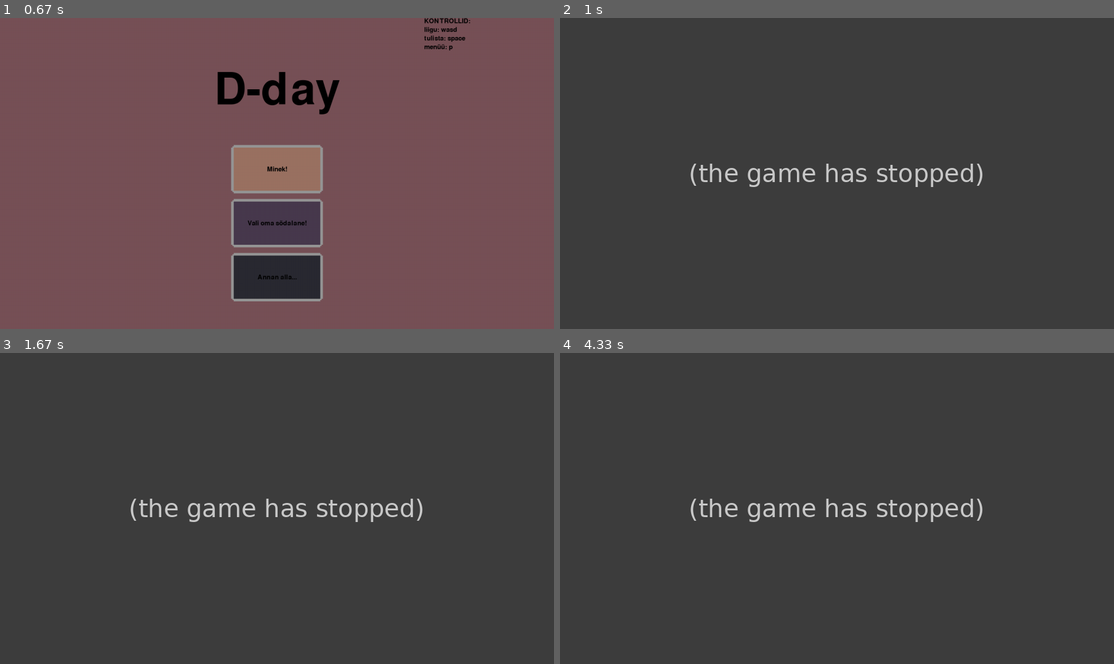
Above: before the commit, frames 1-4 (two rows, left to right).
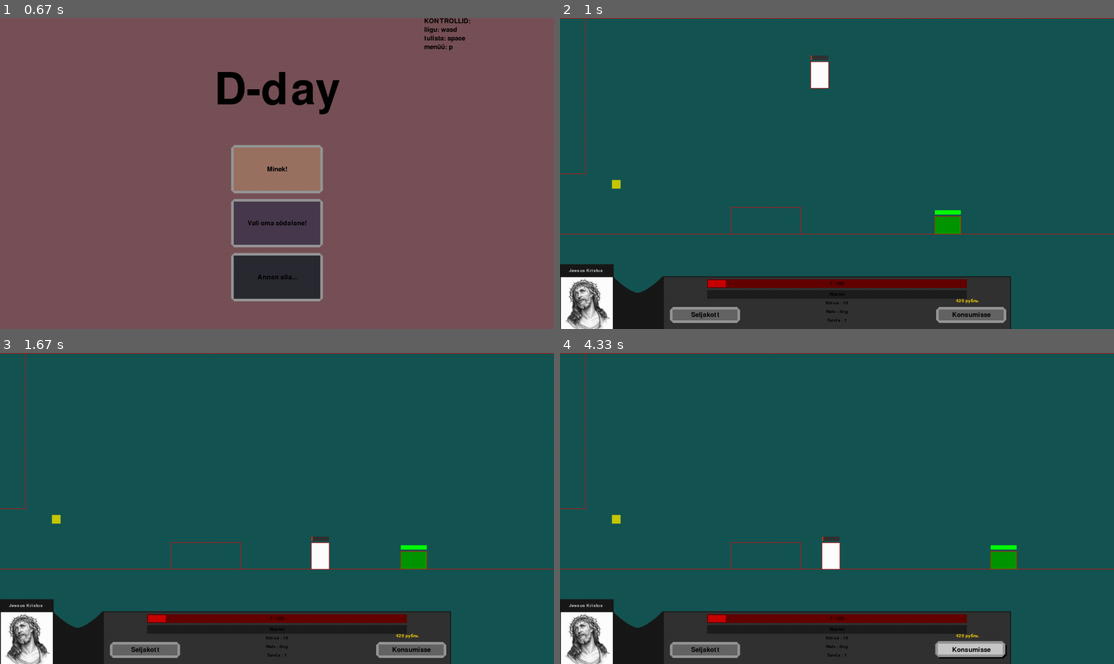
Above: after the commit, the same moments.

Repository: KarupoegPuhh/2020-projekt
Game: pygame game, started from MAIN.py
The game is run twice, just before and just after one commit, with the same random seed, the same clock (stepped at 60 frames per second) and the same inputs.
Inputs (mouse positions are in pixels of both pictures, inside the frame that each line leads up to):
- Up to frame 1 (0.67 s): no input
- Up to frame 2 (1 s): click (814, 185) at 0.88 s
- Up to frame 3 (1.67 s): hold D 1.17-1.63 s
- Up to frame 4 (4.33 s): hold A 1.67-2.2 s; tap Space at 1.73, 2.03, 2.3, 2.6, 2.73, 3.13, 3.43, 3.8, 4.1 s; hold A 2.23-2.63 s; hold W 2.67-3.03 s; hold D 3.07-3.7 s; hold A 3.73-4.2 s; click "Konsumisse" at 4.28 s

Frame 1 is identical in both runs. In frame 2, 93% of the frame differs, in the area x 0-100%, y 0-100%; in frame 3, 93%; in frame 4, 93%.
Error before the commit: NameError: name 'colliding' is not defined (maailm.py line 459); the game stopped at 0.93 s (later frames are placeholders)

Commit message:
Uus collison, mis töötab

Diff:
--- a/ekraanid.py
+++ b/ekraanid.py
@@ -5,16 +5,35 @@
 
 def screenide_loomine():
     return {0:{#korrus
-        0:[Põrand(-18,1296,500,743)],
-        1:[Põrand(-17,1296,500,738),Põrand(394,556,300,500),Põrand(0,59,0,360)],
-        2:[Põrand(-23,1296,500,740)],
-        3:[Põrand(0,1280,500,720),Põrand(818,1112,0,37),Põrand(194,1081,396,500),Põrand(341,991,303,396),Põrand(513,904,217,303),Põrand(618,818,136,217)],
-        4:[Põrand(153,224,432,503),Põrand(506,576,424,500),Põrand(826,1213,427,500),Põrand(0,1280,500,720)],
-        5:[Põrand(81,168,423,500),Põrand(353,461,409,500),Põrand(933,1037,409,500),Põrand(0,1280,500,720),Põrand(1232,1280,0,500)]
+        1:[Põrand(-17,1296,500,738),Põrand(394,556,438,500),Põrand(-17,59,0,360),Põrand(59,1280,-1,0)],
+        2:[Põrand(-23,1296,500,740),Põrand(0,1280,-1,0)],
+        3:[Põrand(0,1280,500,720),Põrand(820,1114,0,37),Põrand(194,1081,396,500),Põrand(341,991,303,396),Põrand(513,904,217,303),Põrand(618,818,136,217),Põrand(0,643,-1,0),Põrand(1112,1292,-1,0)],
+        4:[Põrand(160,231,429,500),Põrand(506,576,424,500),Põrand(826,1213,427,500),Põrand(0,1280,500,720),Põrand(0,1280,-1,0)],
+        5:[Põrand(81,168,423,500),Põrand(353,461,409,500),Põrand(933,1037,409,500),Põrand(0,1280,500,720),Põrand(1232,1280,0,500),Põrand(0,1280,0,1)],
+        0:[Põrand(-18,1296,500,743),Põrand(1220,1296,0,360)]
         },
         1:{#korrus
-        1:[],
-        2:[Põrand(23,50,100,240)]
+        5:[Põrand(0,1280,500,720),Põrand(1204,1280,360,500),Põrand(523,570,0,391),Põrand(290,327,290,360),Põrand(145,290,290,327),Põrand(129,145,290,500),Põrand(0,1280,0,1)],
+        4:[Põrand(0,1280,500,720),Põrand(938,975,288,358),Põrand(975,1120,288,327),Põrand(1120,1136,288,500),Põrand(749,786,290,360),Põrand(604,749,290,327),Põrand(588,604,290,500),Põrand(191,228,288,358),Põrand(228,373,288,327),Põrand(373,389,288,500),Põrand(0,1280,0,1),Põrand(-106,40,96,163)],
+        3:[Põrand(910,1280,500,720),Põrand(0,640,500,720),Põrand(226,799,256,323),Põrand(1134,1374,96,163),Põrand(0,1280,0,1),Põrand(0,15,-9,351),Põrand(820,1114,712,741)],
+        2:[Põrand(-23,1300,500,735),Põrand(0,132,0,360),Põrand(1123,1280,-12,348)],
+        1:[Põrand(-23,1300,500,735),Põrand(0,36,0,500),Põrand(584,638,-16,344),Põrand(1021,1148,305,360),Põrand(713,840,258,313),Põrand(1021,1148,137,192),Põrand(713,840,39,94),Põrand(1148,1280,0,360),Põrand(36,713,-1,0),Põrand(1021,1280,-1,0),Põrand(1021,1148,-43,12)],
+        6:[Põrand(353,473,505,551),Põrand(1031,1151,505,551),Põrand(845,965,360,406),Põrand(487,607,360,406),Põrand(650,770,213,259)]
+        },
+        2:{
+        5:[Põrand(0,1280,500,720),Põrand(1204,1280,360,500),Põrand(523,570,0,391),Põrand(290,327,290,360),Põrand(145,290,290,327),Põrand(129,145,290,500),Põrand(0,1280,0,1)],
+        4:[Põrand(0,1280,500,720),Põrand(938,975,288,358),Põrand(975,1120,288,327),Põrand(1120,1136,288,500),Põrand(749,786,290,360),Põrand(604,749,290,327),Põrand(588,604,290,500),Põrand(191,228,288,358),Põrand(228,373,288,327),Põrand(373,389,288,500),Põrand(0,1280,0,1),Põrand(-106,40,96,163)],
+        3:[Põrand(910,1280,500,720),Põrand(0,640,500,720),Põrand(226,799,256,323),Põrand(1134,1374,96,163),Põrand(0,1280,0,1),Põrand(0,15,-9,351),Põrand(820,1114,712,741)],
+        2:[Põrand(-23,1300,500,735),Põrand(0,132,0,360),Põrand(1123,1280,-12,348)],
+        1:[Põrand(-23,1300,500,735),Põrand(0,36,0,500),Põrand(584,638,-16,344),Põrand(1021,1148,305,360),Põrand(713,840,258,313),Põrand(1021,1148,137,192),Põrand(713,840,39,94),Põrand(1148,1280,0,360),Põrand(36,713,-1,0),Põrand(1021,1280,-1,0),Põrand(1021,1148,-43,12)],
+        6:[Põrand(353,473,505,551),Põrand(1031,1151,505,551),Põrand(845,965,360,406),Põrand(487,607,360,406),Põrand(650,770,213,259)]
+        },
+        3:{
+        5:[Põrand(-23,906,500,735),Põrand(906,1054,667,720),Põrand(1233,1280,0,720),Põrand(288,653,338,400),Põrand(0,77,125,500),Põrand(653,720,0,400),Põrand(77,447,125,155),Põrand(447,499,80,155),Põrand(582,653,193,238),Põrand(236,288,293,400),Põrand(0,1280,0,1)],
+        4:[Põrand(-980,343,500,735),Põrand(1126,1280,125,670),Põrand(266,343,125,500),Põrand(948,1025,0,175),Põrand(343,1025,300,350),Põrand(343,1280,670,720),Põrand(458,1126,500,551),Põrand(458,948,125,175),Põrand(0,1280,0,1),Põrand(0,13,-9,362)],
+        3:[Põrand(-23,1300,500,735),Põrand(1048,1240,310,360),Põrand(999,1048,310,500),Põrand(0,40,0,385),Põrand(40,219,150,200),Põrand(192,820,101,151),Põrand(820,874,101,385),Põrand(141,695,335,385),Põrand(282,323,385,500),Põrand(499,540,233,335),Põrand(0,1280,0,1),Põrand(1240,1280,1,360)],
+        2:[Põrand(1125,1280,501,801),Põrand(0,133,501,784),Põrand(566,713,180,256),Põrand(203,350,463,539),Põrand(350,434,0,325),Põrand(820,916,325,396),Põrand(566,713,604,680),Põrand(0,1280,0,1),Põrand(1259,1280,0,385)],
+        1:[Põrand(-23,1300,500,735),Põrand(0,36,1,501),Põrand(0,1280,0,1)]
         }
         }
 
--- a/maailm.py
+++ b/maailm.py
@@ -180,19 +180,17 @@
     global screen_y
     global screenid
     global vastased_ekraanis
-    screenid = screenide_loomine()
     screen = 1
     screen_y = 0
+    screenid = screenide_loomine()
     vastased_ekraanis = vastaste_loomine()
     itemid_ekraanis = itemite_loomine()
 
-    #alumine põrand?
-    """for kor in screenid:
-        for scr in screenid[kor]:
-            if kor == 0:
-                põrand1 = Põrand(0,laius,500,kõrgus)
-                screenid[kor][scr].append(põrand1)"""
-
+    def hangi_y(plat):
+        return plat.y1
+    for y in screenid:
+        for x in screenid[y]:
+            screenid[y][x].sort(reverse=True, key=hangi_y)
 
     #Et mängjal oleks alguses relv
     Tom = Player(580, 100, 40, 60, ling)
@@ -200,10 +198,10 @@
     clock = pg.time.Clock()
     global dt
     dt = 1
-    global mk #maa kõrgus (suurem arv = madalam kõrgus)
-    mk = 500
-    global eelmine_mk
-    eelmine_mk = 500
+    #global mk #maa kõrgus (suurem arv = madalam kõrgus)
+    #mk = 500
+    #global eelmine_mk
+    #eelmine_mk = 500
 
     #taustamuusika
     pg.mixer.music.load(helidir+"/game.mp3")
@@ -224,11 +222,11 @@
             bg[i][j] = pg.image.load(os.path.dirname(os.path.abspath(__file__))+"/pildid"+"/bg"+str(i)+str(j)+".png")
 
     def redrawGameWindow():
-        #aken.fill((21,85,83))
-        try:
-            aken.blit(bg[screen_y][screen],(0,0))
-        except:
-            aken.blit(nobg,(0,0))
+        aken.fill((21,85,83))
+        #try:
+        #    aken.blit(bg[screen_y][screen],(0,0))
+        #except:
+        #    aken.blit(nobg,(0,0))
 
         for prr in põrandad:
             prr.draw()
@@ -250,7 +248,7 @@
         pg.display.update()
         dt = clock.tick(30)
 
-    def maa_kõrgus(px,lai):
+    """def maa_kõrgus(px,lai):
         global mk
         eelm_mk = mk
         y = []
@@ -265,7 +263,7 @@
         if not y:
             mk = eelm_mk
         else:
-            mk = (min(y))
+            mk = (min(y))"""
 
     def pole_sein_v(dt,v,x,y,lai,pikk,umb=0):
         #absoluutväärtus vel
@@ -286,27 +284,34 @@
 
     #global esimene_col
     #esimene_col = True
-    def collision():
-        global Tom
+    def collision(ent):
+        ent.põrandal = False
+        ent.laes = False
         for plat in põrandad:
-            # Kas tom on platvormiga samas vahes y telje mõttes
-            if Tom.x <= plat.x2 - 1 and Tom.x + Tom.laius >= plat.x1 + 1:
-                if Tom.y + Tom.pikkus > plat.y1 and Tom.vh < 0:
-                    Tom.y = plat.y1 - Tom.pikkus
-                    return True
-                elif Tom.y < plat.y2 and Tom.vh > 0:
-                    Tom.y = plat.y2 + 5
-                    Tom.jump = False
-                    Tom.vh = 0
-            elif Tom.y <= plat.y2 and Tom.y + Tom.pikkus >= plat.y1:
-                if Tom.x + Tom.laius > plat.x1 and Tom.x < plat.x1:
-                    print("sein")
-                    Tom.x = plat.x1 - Tom.laius
-                    return True
-                elif Tom.x < plat.x2 and Tom.x + Tom.laius > plat.x2:
-                    print("sein")
-                    Tom.x = plat.x2
-                    return True
+            # Collidib?
+            if ent.x + ent.laius > plat.x1 and ent.x < plat.x2 and ent.y + ent.pikkus > plat.y1 and ent.y < plat.y2:
+                targetx = 0
+                targety = 0
+
+                if ent.velx > 0:
+                    targetx = plat.x1 - ent.laius
+                elif ent.velx < 0:
+                    targetx = plat.x2
+
+                if ent.vely > 0:
+                    targety = plat.y1 - ent.pikkus
+                elif ent.vely < 0:
+                    targety = plat.y2
+
+                if abs(targety - ent.y) <= abs(ent.vely) + 0.01:
+                    ent.y = targety
+                    if ent.vely > 0:
+                        ent.põrandal = True
+                    elif ent.vely < 0:
+                        ent.laes = True
+                elif abs(targetx - ent.x) <= abs(ent.velx * 2) + 0.01:
+                    ent.x = targetx
+
 
     def databar():
 
@@ -450,32 +455,38 @@
 
         keys = pg.key.get_pressed()
 
-        """#collision tom?
-        colliding = collision()"""
+        Tom.velx = 0
+        Tom.vely = 0
 
         if Tom.kontr:
-            Tom.velx = 0
             # TOM PAREMALE JA VASAKULE
-            if not colliding:
-                if keys [pg.K_d]: #and pole_sein_p(dt, Tom.vel,Tom.x,Tom.y,Tom.laius,Tom.pikkus):
-                    Tom.velx += Tom.vel*dt
-                    Tom.vaatab = 1
-                if keys [pg.K_a]: #and pole_sein_v(dt, Tom.vel,Tom.x,Tom.y,Tom.laius,Tom.pikkus):
-                    Tom.velx -= Tom.vel*dt
-                    Tom.vaatab = -1
-
-            # TOM HÜPPAMINE
-            if Tom.põrandal:
-                if keys [pg.K_w]:
-                    Tom.vely = -50
-                    if randint(0,2):
-                        hop.play()
-                    else:
-                        hop2.play()
-
-
-
-        #TOM SAAB PIHTA
+            if keys [pg.K_d]: #and pole_sein_p(dt, Tom.vel,Tom.x,Tom.y,Tom.laius,Tom.pikkus):
+                Tom.velx += Tom.vel*dt
+                Tom.vaatab = 1
+            if keys [pg.K_a]: #and pole_sein_v(dt, Tom.vel,Tom.x,Tom.y,Tom.laius,Tom.pikkus):
+                Tom.velx -= Tom.vel*dt
+                Tom.vaatab = -1
+
+            if Tom.kb == 0:
+                Tom.vh -= 1
+
+                # TOM HÜPPAMINE
+                if Tom.põrandal:
+                    if keys [pg.K_w]:
+                        Tom.vh = Tom.initial_vh
+                        if randint(0,2):
+                            hop.play()
+                        else:
+                            hop2.play()
+
+                #F = 1 / 2 * mass * velocity ^ 2
+                if Tom.vh > 0:
+                    F = (0.5*Tom.m*(Tom.vh**2)) #/2
+                else:
+                    F = -(0.5*Tom.m*(Tom.vh**2)) #/2
+
+                Tom.vely -= F*dt
+
 
         #if lükkaja_v < 0:  #lükkaja mõte oli knockback teha vastavaks vastase velocytiga aga see läks segaseks ja ei töötand
         #    lükkaja_v = -lükkaja_v
@@ -485,36 +496,27 @@
         #    lükkab_seina = False KB FIX PROOV
         #else:
         #    lükkab_seina = True
-
         if Tom.kb != 0:
             #if Tom.kukub:
             #    Tom.kukub = False
             #    Tom.vh = vh
-            Tom.värv = (255, 0, 0)
             if Tom.vh > 0:
-                F = -(0.5*Tom.m*(lükkaja_v**2)) #/2
-                if F < 0 and pole_sein_p(dt, Tom.vel,Tom.x,Tom.y,Tom.laius,Tom.pikkus,3):
-                    Tom.x += (F*dt*Tom.kb)/3
-                if F > 0 and pole_sein_v(dt, Tom.vel,Tom.x,Tom.y,Tom.laius,Tom.pikkus,3):
-                #if not lükkab_seina: KB FIX PROOV
-                    Tom.x += (F*dt*Tom.kb)/3
+                F = -(0.5*Tom.m*(Tom.vh**2)) #/2
+                if F < 0:
+                    Tom.velx += (F*dt*Tom.kb)/3
+                if F > 0:
+                    Tom.velx += (F*dt*Tom.kb)/3
             else:
                 F = (0.5*Tom.m*(Tom.vh**2)) #/2
                 Tom.kontr = True
 
-            Tom.y += (F*dt)/2
+            Tom.vely += (F*dt)/2
 
             Tom.vh -= 1
-            lükkaja_v -= 1
-            if Tom.y+Tom.pikkus >= mk:
-                Tom.y = mk-Tom.pikkus
+
+            if Tom.vely >= 0 and Tom.põrandal:
                 Tom.kb = 0
-                Tom.vh = Tom.initial_vh
-                Tom.värv = värvike
-        else:
-            värvike = Tom.värv
-            eelmine_mk = mk
-            maa_kõrgus(Tom.x,Tom.laius) #POSSIBLE KB PLATFORMI OTSA FIX AGA VÕIBOLLA TEEB MINGEID BUGE (muidu need kaks rida jooksid iga frame)
+                Tom.värv = Player.kangelane_värv
 
         #TULISTAMINE
         if keys[pg.K_SPACE] and kuulide_cd == 0:
@@ -549,6 +551,16 @@
             if item.x < Tom.x + Tom.laius / 2 < item.x + item.laius and item.y < Tom.y + Tom.pikkus <= item.y + item.kõrgus*2:
                 item.collision = True
 
+        # COLLISION HANDLING
+        Tom.x += Tom.velx
+        Tom.y += Tom.vely
+        collision(Tom)
+        if Tom.põrandal or Tom.laes:
+            Tom.vh = 0
+
+        #print(Tom.vh, Tom.põrandal, Tom.laes, Tom.kb, Tom.kontr, Tom.velx, Tom.vely, Tom.x)
+
+        #TOM SAAB PIHTA
         for kuri in vastased:
             Tom.põrkub(kuri, dt)
 
--- a/pood_invnet.py
+++ b/pood_invnet.py
@@ -87,7 +87,7 @@
         aken.blit(TextSurf, TextRect)
 
         if not maailm.kiiver.unlocked:
-            nupp(aken, "Kiiver! -4₽", 950 , 340, 200, 70, (100,100,100), (15,113,115), kiiver_ost)
+            nupp(aken, "Näomask! -4₽", 950 , 340, 200, 70, (100,100,100), (15,113,115), kiiver_ost)
 
 
         #aken rahale ja raha
